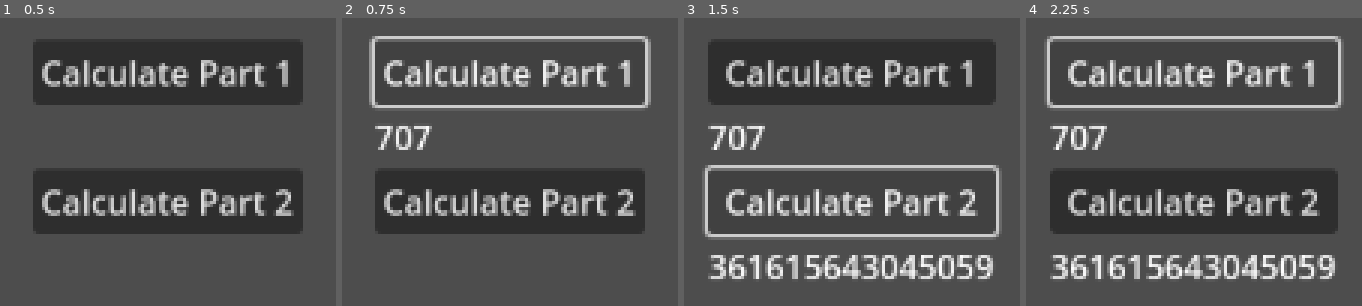
Above: before the commit, frames 1-4 (left to right).
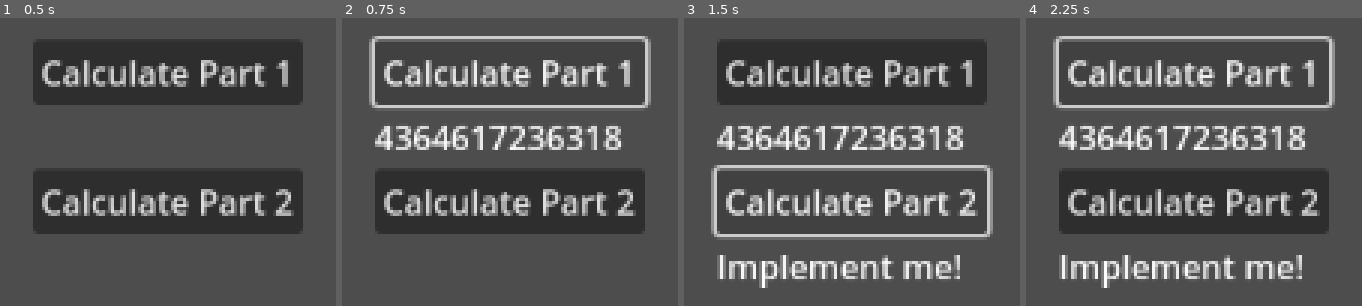
Above: after the commit, the same moments.

Repository: ehj37/Advent-of-Code-2025
Game: Godot game, scene res://day6/day6.tscn
The game is run twice, just before and just after one commit, with the same random seed, the same clock (stepped at 60 frames per second) and the same inputs. Before the commit the project starts from res://day5/day5.tscn.
Inputs:
- Up to frame 1 (0.5 s): no input
- Up to frame 2 (0.75 s): click "Calculate Part 1" at 0.5 s
- Up to frame 3 (1.5 s): click "Calculate Part 2" at 1.25 s
- Up to frame 4 (2.25 s): click "Calculate Part 1" at 2 s

Frame 1 is identical in both runs. In frame 2, 3.4% of the frame differs, in the area x 9-84%, y 37-46%; in frame 3, 11%; in frame 4, 11%, in the area x 5-95%, y 6-94%.

Commit message:
Day 6 part 1

Diff:
--- /dev/null
+++ b/advent-of-code-2025/day6/day6.gd
@@ -0,0 +1,63 @@
+extends Control
+
+@onready var button_part_1: Button = $VBoxContainer/VBoxContainerPart1/ButtonPart1
+@onready var label_part_1: Label = $VBoxContainer/VBoxContainerPart1/LabelPart1
+@onready var button_part_2: Button = $VBoxContainer/VBoxContainerPart2/ButtonPart2
+@onready var label_part_2: Label = $VBoxContainer/VBoxContainerPart2/LabelPart2
+
+
+func part_one() -> String:
+	var file = FileAccess.open("res://day6/input.txt", FileAccess.READ)
+	#var file = FileAccess.open("res://day6/example_1.txt", FileAccess.READ)
+	var number_lines: Array = []
+	var operators: Array[String] = []
+
+	while !file.eof_reached():
+		var line = file.get_line()
+		if line.is_empty():
+			continue
+
+		var split_line = line.split(' ')
+		if split_line[0] == '+' || split_line[0] == '*':
+			for c in split_line:
+				match c:
+					'+', '*':
+						operators.append(c)
+		else:
+			var number_line: Array[int] = []
+			for c in split_line:
+				if c != '':
+					number_line.append(int(c))
+			number_lines.append(number_line)
+
+	var grand_total = 0
+	for i in number_lines[0].size():
+		var numbers: Array[int] = []
+		for number_line in number_lines:
+			numbers.append(number_line[i])
+		var operator = operators[i]
+		match operator:
+			'+':
+				grand_total += numbers.reduce(func(acc, j): return acc + j, 0)
+			'*':
+				grand_total += numbers.reduce(func(acc, j): return acc * j, 1)
+
+	return(str(grand_total))
+
+
+func part_two() -> String:
+	return "Implement me!"
+
+
+func _on_button_part_1_pressed():
+	button_part_1.disabled = true
+	label_part_1.text = "Calculating…"
+	label_part_1.text = part_one()
+	button_part_1.disabled = false
+
+
+func _on_button_part_2_pressed():
+	button_part_2.disabled = true
+	label_part_2.text = "Calculating…"
+	label_part_2.text = part_two()
+	button_part_2.disabled = false
--- /dev/null
+++ b/advent-of-code-2025/day6/day6.tscn
@@ -0,0 +1,49 @@
+[gd_scene load_steps=2 format=3 uid="uid://dr25hhop8xxwy"]
+
+[ext_resource type="Script" uid="uid://bdlsbauw56it7" path="res://day6/day6.gd" id="1_6cyad"]
+
+[node name="Day6" type="Control"]
+layout_mode = 3
+anchors_preset = 15
+anchor_right = 1.0
+anchor_bottom = 1.0
+grow_horizontal = 2
+grow_vertical = 2
+script = ExtResource("1_6cyad")
+
+[node name="VBoxContainer" type="VBoxContainer" parent="."]
+layout_mode = 1
+anchors_preset = 8
+anchor_left = 0.5
+anchor_top = 0.5
+anchor_right = 0.5
+anchor_bottom = 0.5
+offset_left = -20.0
+offset_top = -20.0
+offset_right = 20.0
+offset_bottom = 20.0
+grow_horizontal = 2
+grow_vertical = 2
+
+[node name="VBoxContainerPart1" type="VBoxContainer" parent="VBoxContainer"]
+layout_mode = 2
+
+[node name="ButtonPart1" type="Button" parent="VBoxContainer/VBoxContainerPart1"]
+layout_mode = 2
+text = "Calculate Part 1"
+
+[node name="LabelPart1" type="Label" parent="VBoxContainer/VBoxContainerPart1"]
+layout_mode = 2
+
+[node name="VBoxContainerPart2" type="VBoxContainer" parent="VBoxContainer"]
+layout_mode = 2
+
+[node name="ButtonPart2" type="Button" parent="VBoxContainer/VBoxContainerPart2"]
+layout_mode = 2
+text = "Calculate Part 2"
+
+[node name="LabelPart2" type="Label" parent="VBoxContainer/VBoxContainerPart2"]
+layout_mode = 2
+
+[connection signal="pressed" from="VBoxContainer/VBoxContainerPart1/ButtonPart1" to="." method="_on_button_part_1_pressed"]
+[connection signal="pressed" from="VBoxContainer/VBoxContainerPart2/ButtonPart2" to="." method="_on_button_part_2_pressed"]
--- a/advent-of-code-2025/project.godot
+++ b/advent-of-code-2025/project.godot
@@ -11,7 +11,7 @@
 [application]
 
 config/name="Advent of Code 2025"
-run/main_scene="uid://dfuv1blfa2me7"
+run/main_scene="uid://dr25hhop8xxwy"
 config/features=PackedStringArray("4.5", "Forward Plus")
 config/icon="res://icon.svg"
 
Not shown, added: advent-of-code-2025/day6/day6.gd.uid
Not shown, added: advent-of-code-2025/day6/example_1.txt
Not shown, added: advent-of-code-2025/day6/input.txt
